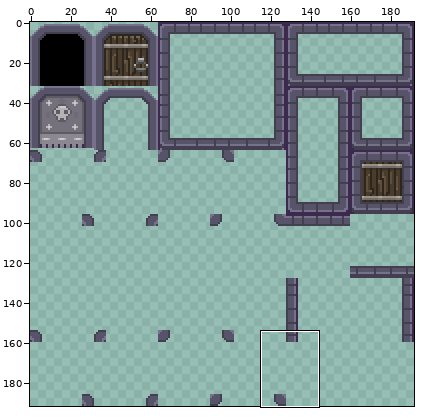
Sprite sheet -- assets/images/tilemaps/dungeon/layer1.png. Above, an overview of the earlier version with the close-up marked.
Close-up. Old version:
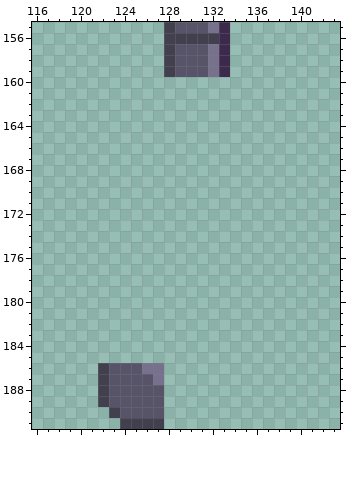
The file is 192x192 pixels. Colours within 5 levels of each other are drawn and written as one. Shown: x 116..143, y 155..191.
New version:
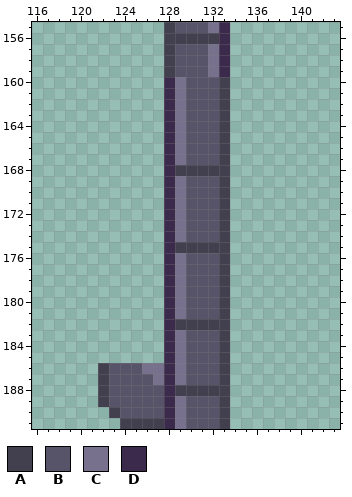
Palette (. is transparent): A #423f4f  B #575369  C #77718e  D #3c2a4d
Commit: Add to a dungeon/layer1 tilemap a missing tile with flipped shading
Changes in this commit:
Changed rows in their new state; - is an unchanged pixel.
first column x 128:
160 DCBBBA
161 DCBBBA
162 DCBBBA
163 DCBBBA
164 DCBBBA
165 DCBBBA
166 DCBBBA
167 DCBBBA
168 DAAAAA
169 DCBBBA
170 DCBBBA
171 DCBBBA
172 DCBBBA
173 DCBBBA
174 DCBBBA
175 DAAAAA
176 DCBBBA
177 DCBBBA
178 DCBBBA
179 DCBBBA
180 DCBBBA
181 DCBBBA
182 DAAAAA
183 DCBBBA
184 DCBBBA
185 DCBBBA
186 DCBBBA
187 DCBBBA
188 DAAAAA
189 DCBBBA
190 DCBBBA
191 DCBBBA
